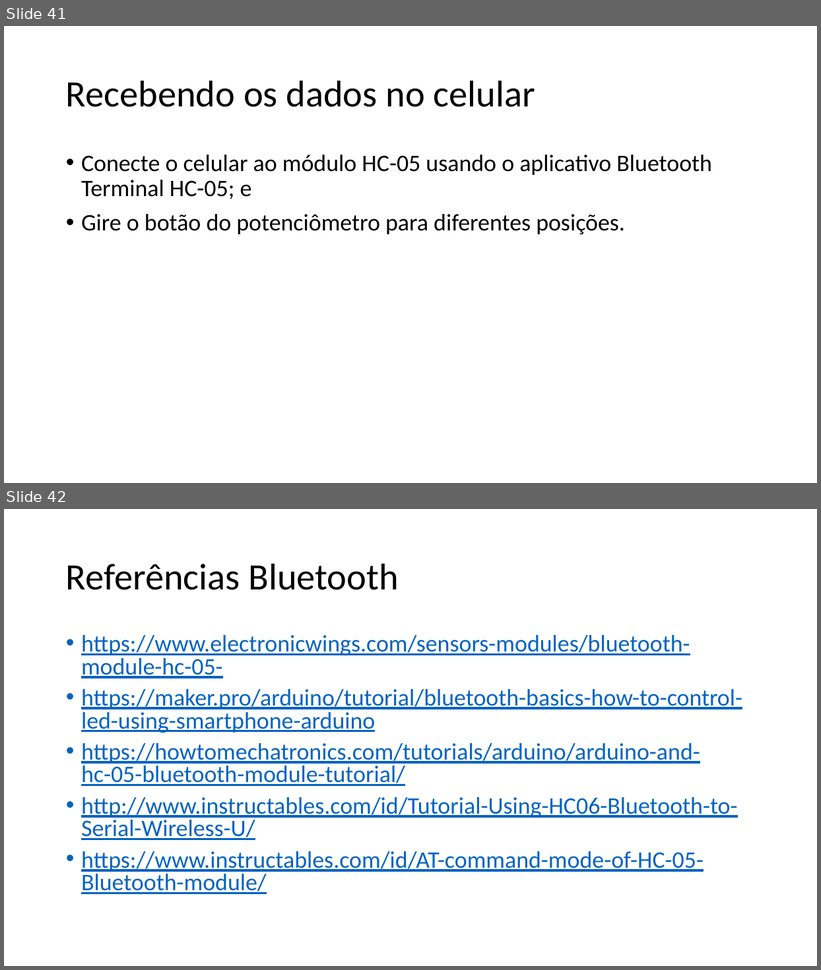
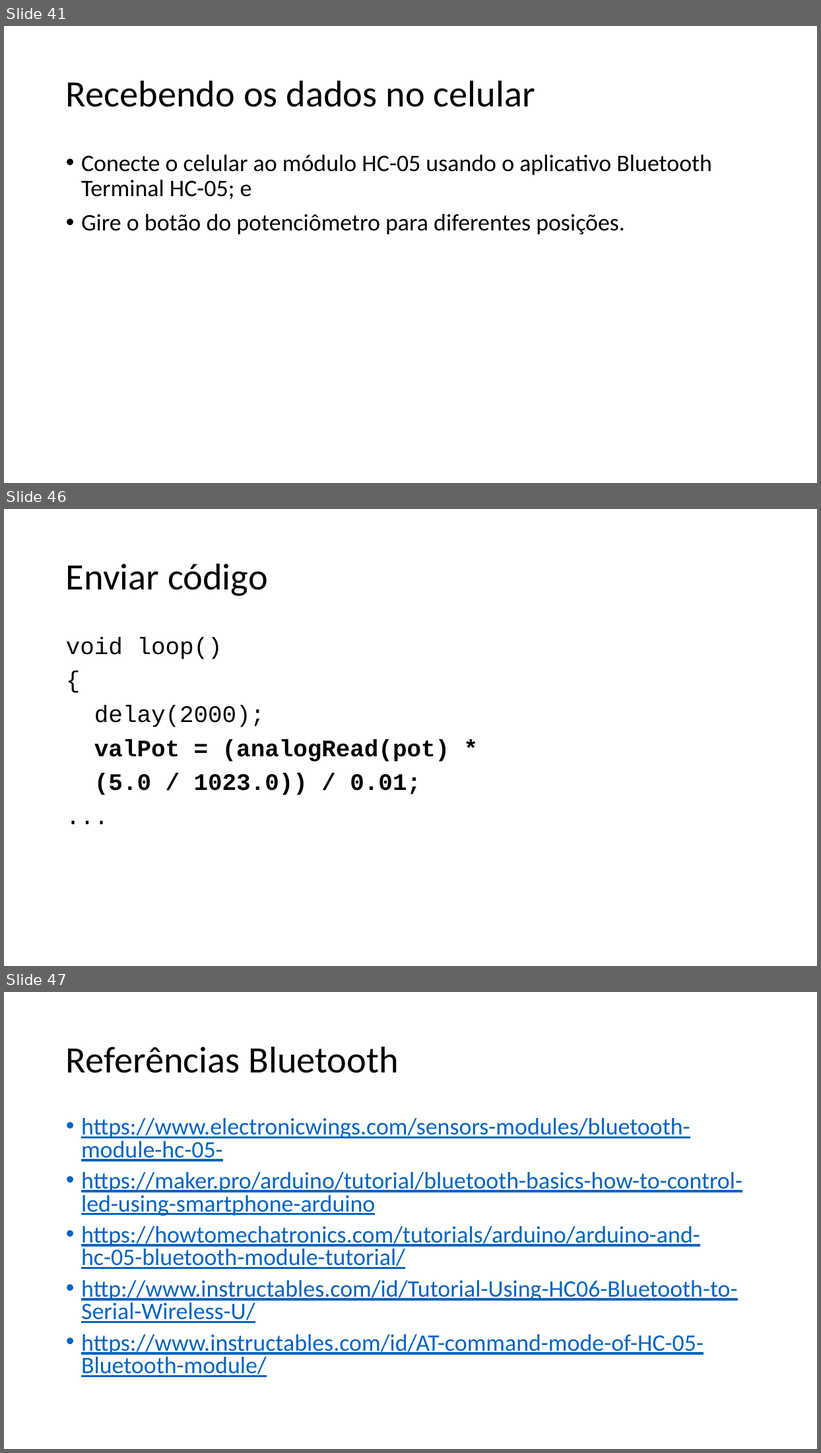
Before and after one commit to salmo-jr/public-slides, a slide deck: arduino-bluetooth.pptx. Shown one above the other, each under a label of ours: slides 41 and 42 before the commit, slides 41, 46 and 47 after it; the slides between them are not shown. The pictures are 821x970 and 821x1453 pixels, drawn with LibreOffice and Linux fonts; fonts in the diff are those of the drawing. Boxes give left, top, right and bottom in pixels: in the first picture for what was removed or moved away, otherwise in the second. Text is boxed around its words. In the diff, an @@ line names an element or a change of style, - is before the commit and + after.

```diff
--- a/arduino-bluetooth.pptx
+++ b/arduino-bluetooth.pptx
@@ slide 46 added at box(4, 509, 817, 966), background #FFFFFF @@
@@ title added at box(66, 563, 268, 596), 44 pt, text #000000 @@
+Enviar código
@@ text added at box(66, 637, 450, 795), 28 pt, text #000000, bold @@
+void loop()
+{
+delay(2000);
+valPot = (analogRead(pot) *
+(5.0 / 1023.0)) / 0.01;
+...
@@ what was slide 42 is now slide 47 @@
```
Also in this commit, not shown: 4 other slides added, 1 other file.
